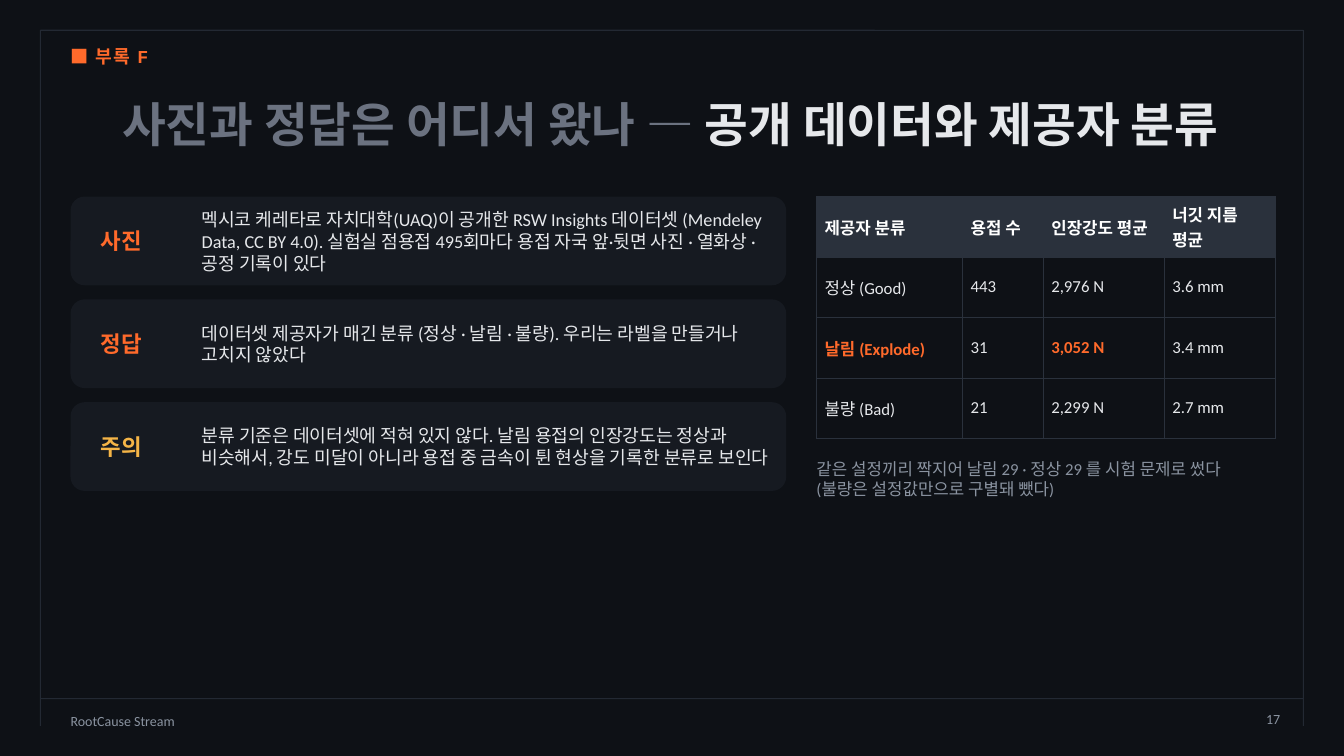
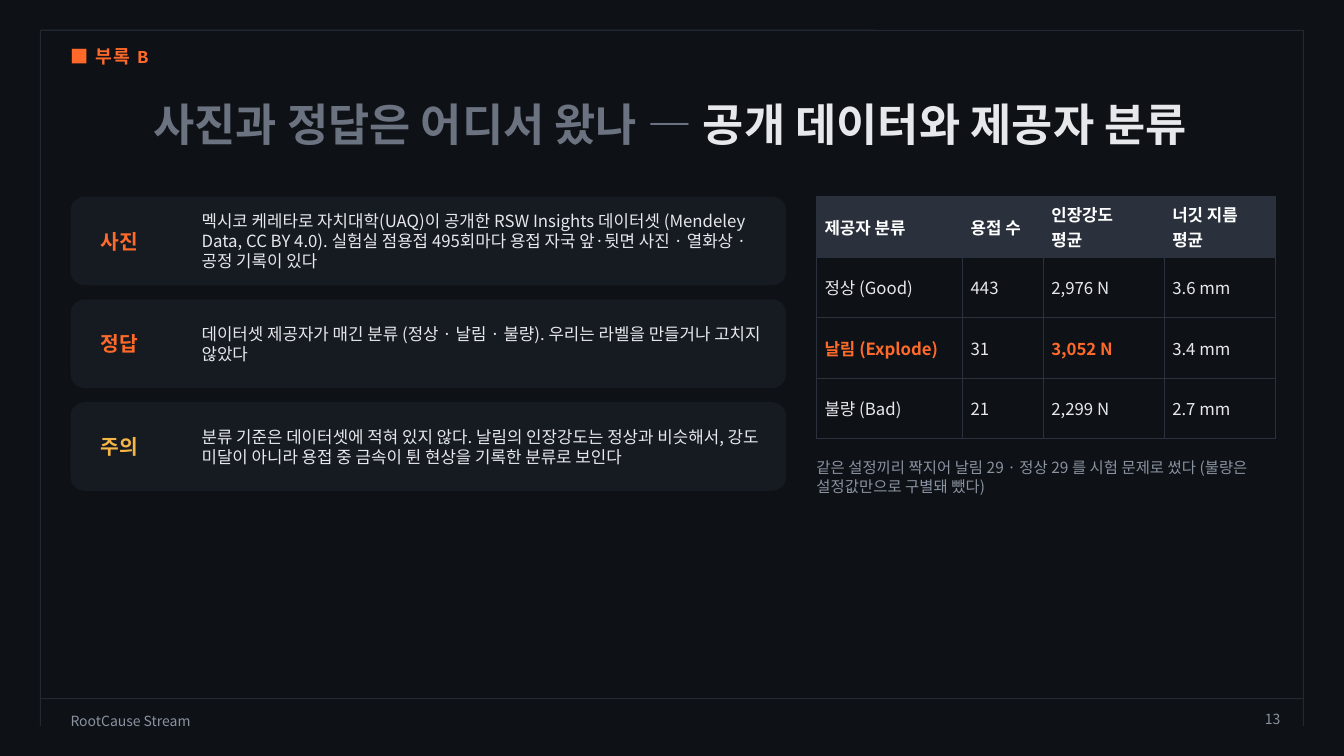
Before and after one commit to dlwogud/rootcause-stream, a slide deck: slide 13 of deck/RootCause_Stream_발표자료.pptx (slide 17 before the commit). Drawn at 1344x756 pixels with LibreOffice and Linux fonts; fonts in the diff are those of the drawing; background and template pictures are left out. Boxes give left, top, right and bottom in pixels: in the first picture for what was removed or moved away, otherwise in the second. Text is boxed around its words. In the diff, an @@ line names an element or a change of style, - is before the commit and + after.

```diff
--- a/deck/RootCause_Stream_발표자료.pptx
+++ b/deck/RootCause_Stream_발표자료.pptx
@@ text at [96,48,148,65]: text changed @@
-■ 부록 F
+■ 부록 B
@@ title "사진과 정답은 어디서 왔나 — ..." at [153,103,1186,145]: size 34 to 32 pt, font Calibri to Noto Sans CJK KR @@
@@ text "멕시코 케레타로 자치대학(UAQ)이 공개한 RSW ..." at [202,213,745,269]: size 13 to 12 pt, font Calibri to Noto Sans CJK KR @@
@@ table at [817,197,1275,422] @@
-row 1, column 3: 인장강도 평균
+row 1, column 3: 인장강도 / 평균
-row 1, column 4: 너깃 지름 평균
+row 1, column 4: 너깃 지름 / 평균
@@ font Calibri to Noto Sans CJK KR in "제공자 분류", "용접 수", "정상 (Good)", "443" and 10 more places @@
@@ text "데이터셋 제공자가 매긴 분류 (정상 ..." at [202,326,760,362]: size 13 to 12 pt, font Calibri to Noto Sans CJK KR @@
@@ size 16 to 14.5 pt, font Calibri to Noto Sans CJK KR in 3 elements at [101,232,138,251], [101,334,138,353], [101,437,138,456] @@
@@ text at [202,429,759,465]: text changed; size 13 to 12 pt; font Calibri to Noto Sans CJK KR @@
-분류 기준은 데이터셋에 적혀 있지 않다. 날림 용접의 인장강도는 정상과 비슷해서, 강도 미달이 아니라 용접 중 금속이 튄 현상을 기록한 분류로 보인다
+분류 기준은 데이터셋에 적혀 있지 않다. 날림의 인장강도는 정상과 비슷해서, 강도 미달이 아니라 용접 중 금속이 튄 현상을 기록한 분류로 보인다
@@ text "같은 설정끼리 짝지어 날림 29 ..." at [816,460,1248,495]: size 12 to 11 pt, font Calibri to Noto Sans CJK KR @@
@@ text "RootCause Stream" at [71,715,191,726]: font Calibri to Noto Sans CJK KR @@
@@ page number at [1265,713,1281,724]: text changed; font Calibri to Noto Sans CJK KR @@
-17
+13
```
Also in this commit, not shown: 17 other slides changed, 2 other files.
